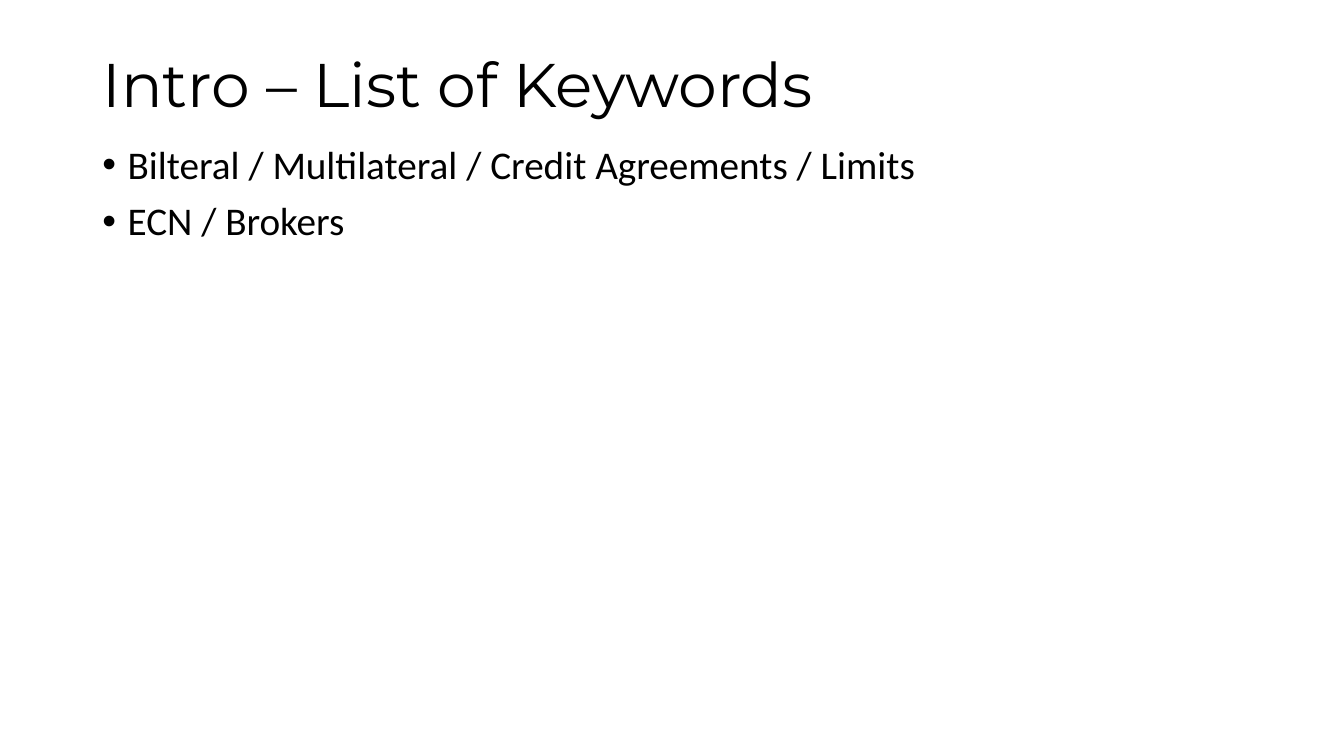
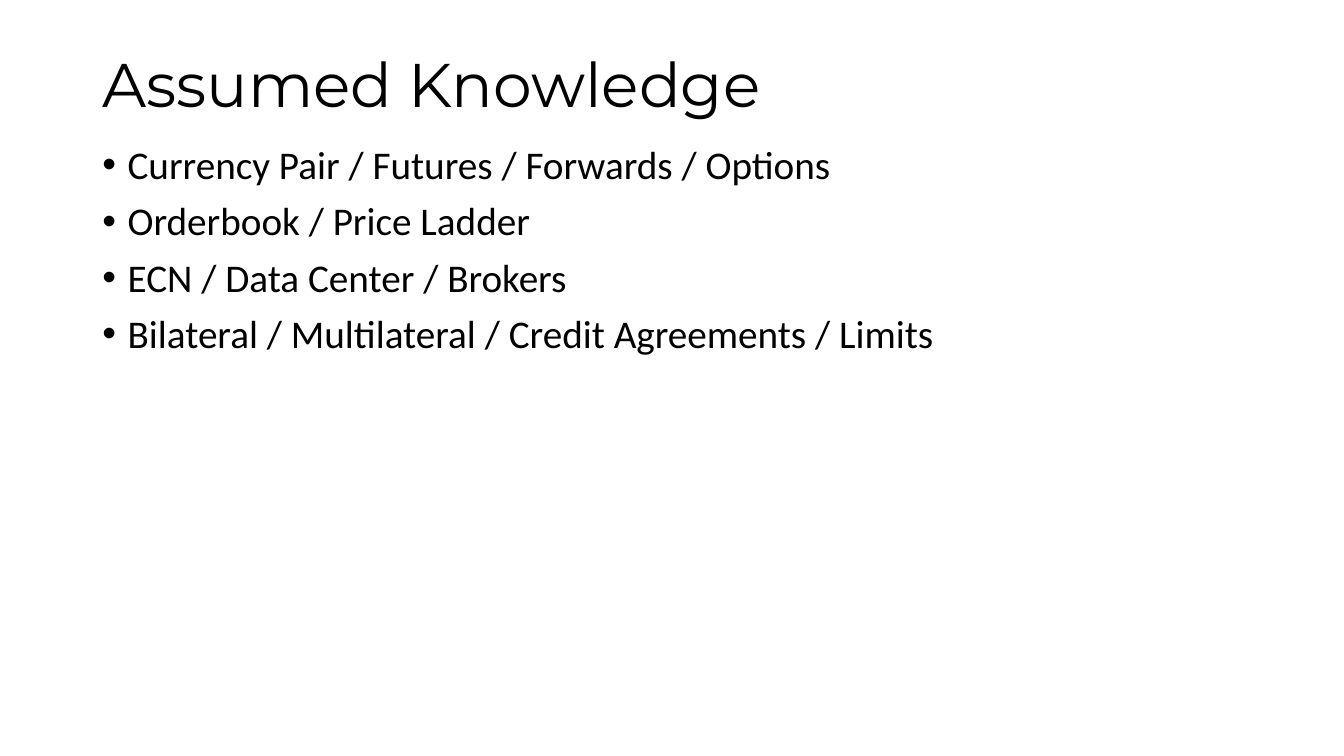
Before and after one commit to maatt4code/PicsAndStuff, a slide deck: slide 4 of Presentation/FXMM.pptx (slide 3 before the commit). Drawn at 1344x756 pixels with LibreOffice and Linux fonts; fonts in the diff are those of the drawing. Boxes give left, top, right and bottom in pixels: in the first picture for what was removed or moved away, otherwise in the second. Text is boxed around its words. In the diff, an @@ line names an element or a change of style, - is before the commit and + after.

```diff
--- a/Presentation/FXMM.pptx
+++ b/Presentation/FXMM.pptx
@@ title at [102, 61, 761, 120]: text changed @@
-Intro – List of Keywords
+Assumed Knowledge
@@ text at [128, 151, 933, 355]: text changed @@
-• Bilteral / Multilateral / Credit Agreements / Limits
-• ECN / Brokers
+• Currency Pair / Futures / Forwards / Options
+• Orderbook / Price Ladder
+• ECN / Data Center / Brokers
+• Bilateral / Multilateral / Credit Agreements / Limits
```
Also in this commit, not shown: 3 other slides changed, 10 slides added, 2 slides removed, 17 other files.
